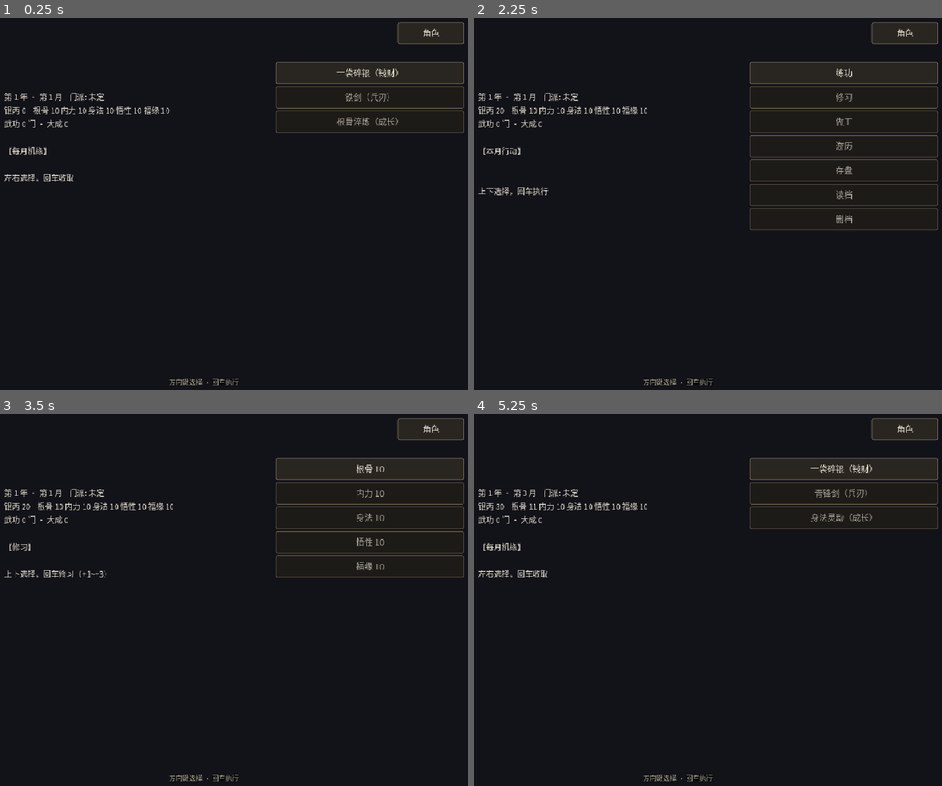
Above: before the commit, frames 1-4 (two rows, left to right).
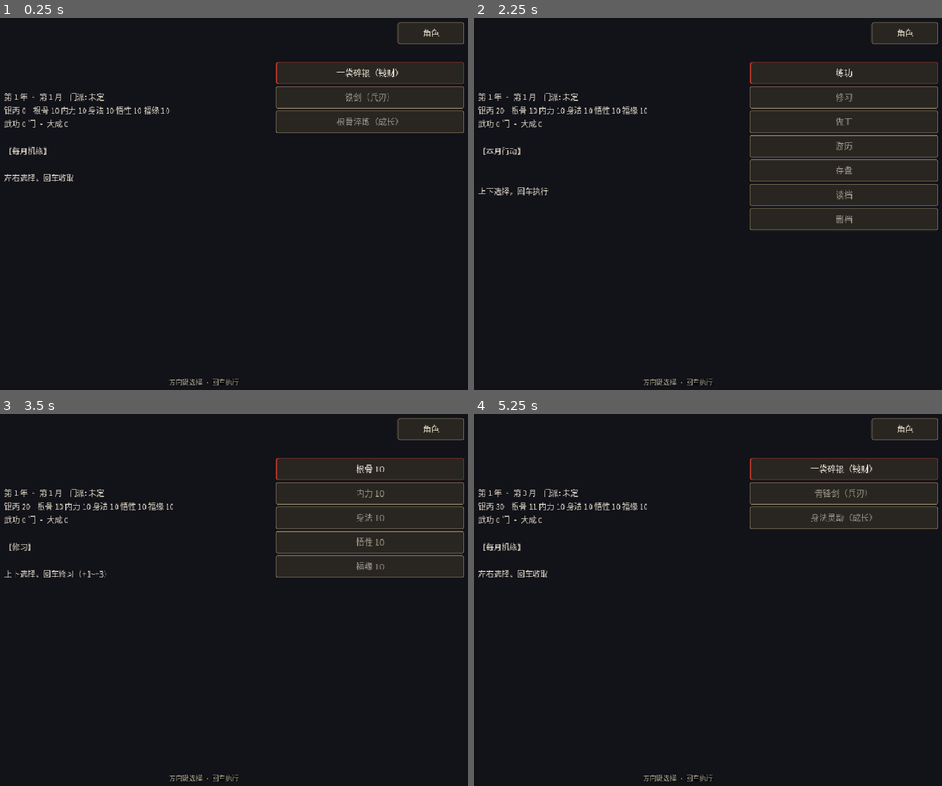
Above: after the commit, the same moments.

Repository: linxuhao/jinyong-heroes
Game: Godot game, scene res://scenes/segments/cultivation.tscn
Two runs of this game, one before a commit and one after it. Both use one fixed random seed, a clock stepped at 60 frames per second and the inputs below. This scene is started directly instead of the project's main scene. Sound files missing from this copy of the repository are replaced by a short silence.
Inputs:
- Up to frame 1 (0.25 s): no input
- Up to frame 2 (2.25 s): click "一袋碎银（钱财）" at 0.5 s; click "练功" at 1.25 s; click "返回行动" at 2 s
- Up to frame 3 (3.5 s): click "修习" at 2.75 s
- Up to frame 4 (5.25 s): click "根骨 10" at 3.5 s; click "精铁剑（兵刃）" at 4.25 s; click "做工" at 5 s

The runs differ from the first frame. In frame 1, 0.5% of the frame differs, in the area x 58-100%, y 11-31%; in frame 2, 1.0%, in the area x 58-100%, y 11-57%; in frame 3, 0.8%; in frame 4, 0.5%.

Commit message:
dpe_game/t_impl: focus_marker_apply [jinyong-theme] (2 file(s))

Diff:
--- a/scripts/segments/cultivation.gd
+++ b/scripts/segments/cultivation.gd
@@ -128,6 +128,12 @@
 ## Surface: the text of the button at option_focus ("" when none). Recomputed
 ## on every _render.
 var focused_option_text: String = ""
+
+## Surface: true iff the current options box actually wears the focused
+## stylebox on a row — the runtime proof the script-driven focus marker (not the
+## old 2-3% modulate trick) is applied. Recomputed on every _render, driven by
+## the same focused bool that selects the stylebox in _rebuild_options_box.
+var focus_marker_active: bool = false
 
 
 func _ready() -> void:
@@ -582,6 +588,7 @@
 func _rebuild_options_box() -> void:
 	var box: VBoxContainer = get_node_or_null("OptionsBox") as VBoxContainer
 	if box == null:
+		focus_marker_active = false
 		return
 	for child in box.get_children():
 		box.remove_child(child)
@@ -636,14 +643,22 @@
 		btn.name = "CultOptionButton%d" % i
 		btn.text = labels[i]
 		btn.focus_mode = Control.FOCUS_NONE
-		# Keyboard focus is expressed ON the button (creation.gd precedent):
-		# the focused row full-brightness, the rest dimmed.
-		btn.modulate = Color(1, 1, 1, 1) if i == _focused_index_for_phase() else Color(0.72, 0.72, 0.72, 1)
+		# Keyboard focus is expressed ON the button via a real visual marker
+		# (ThemeManager.option_style: cinnabar left bar + border + font color),
+		# replacing the old 2-3% brightness (modulate 1.0 vs 0.72) cue.
+		var focused: bool = i == _focused_index_for_phase()
+		btn.add_theme_stylebox_override("normal", ThemeManager.option_style(focused))
+		btn.add_theme_color_override("font_color", ThemeManager.OPTION_FONT_FOCUS if focused else ThemeManager.OPTION_FONT_DIM)
 		btn.custom_minimum_size = Vector2(240, 40)
 		btn.size_flags_horizontal = Control.SIZE_EXPAND_FILL
 		btn.pressed.connect(_on_option_pressed.bind(i))
 		box.add_child(btn)
 		pressed_connected["CultOptionButton%d" % i] = btn.get_signal_connection_list("pressed").size() > 0
+	# The focused stylebox was applied to _focused_index_for_phase()'s row iff
+	# the box holds at least one button (labels non-empty). This is the same
+	# focused bool that selected the stylebox above, so the published flag is
+	# sourced from the state the button actually wears.
+	focus_marker_active = not labels.is_empty()
 
 
 ## Button label for a drawn card: name + category — the button is the only
@@ -928,6 +943,12 @@
 	cursor_markers_visible = body.text.contains("▶")
 	option_focus = _focused_index_for_phase()
 	focused_option_text = _focused_option_text()
+	# Published here (alongside option_focus / focused_option_text) because the
+	# keyboard nav path (_cycle_focus -> _render) never calls _sync_surface.
+	# _rebuild_options_box() (called above) owns the authoritative value,
+	# including the box==null / empty-box paths, so this mirror stays in sync
+	# with the stylebox the focused row actually wears.
+	focus_marker_active = focused_option_text != ""
 
 
 ## The active phase's focus index — the button row that is highlighted. A pure
--- a/scripts/segments/sect_select.gd
+++ b/scripts/segments/sect_select.gd
@@ -81,5 +81,10 @@
 		var btn: Button = get_node_or_null("SectButton%d" % i) as Button
 		if btn != null:
 			btn.text = tr(str(rows[i]["display_name"]))
-			btn.modulate = Color(1, 1, 1, 1) if i == focus_index else Color(0.72, 0.72, 0.72, 1)
+			# Focus expressed via the same script-driven marker as the
+			# cultivation option list (ThemeManager.option_style + font color),
+			# replacing the old 2-3% brightness modulate cue.
+			var focused: bool = i == focus_index
+			btn.add_theme_stylebox_override("normal", ThemeManager.option_style(focused))
+			btn.add_theme_color_override("font_color", ThemeManager.OPTION_FONT_FOCUS if focused else ThemeManager.OPTION_FONT_DIM)
 	cursor_markers_visible = body.text.contains("▶")
